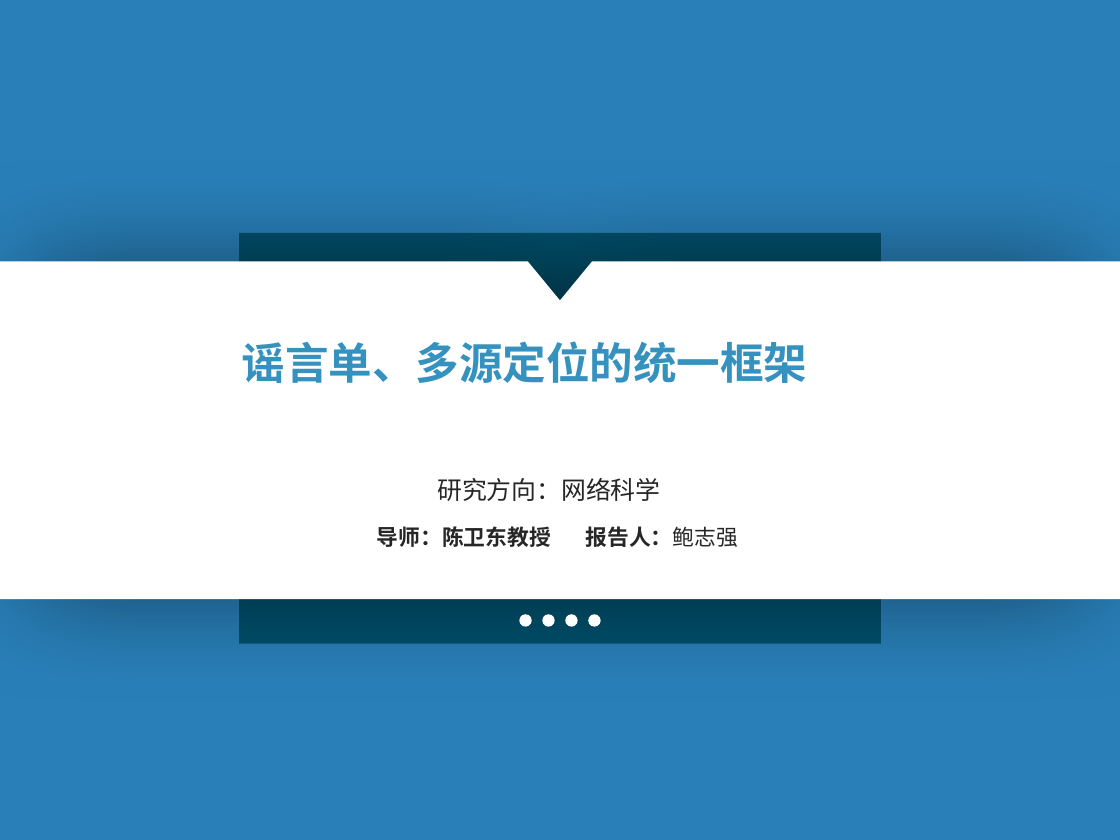
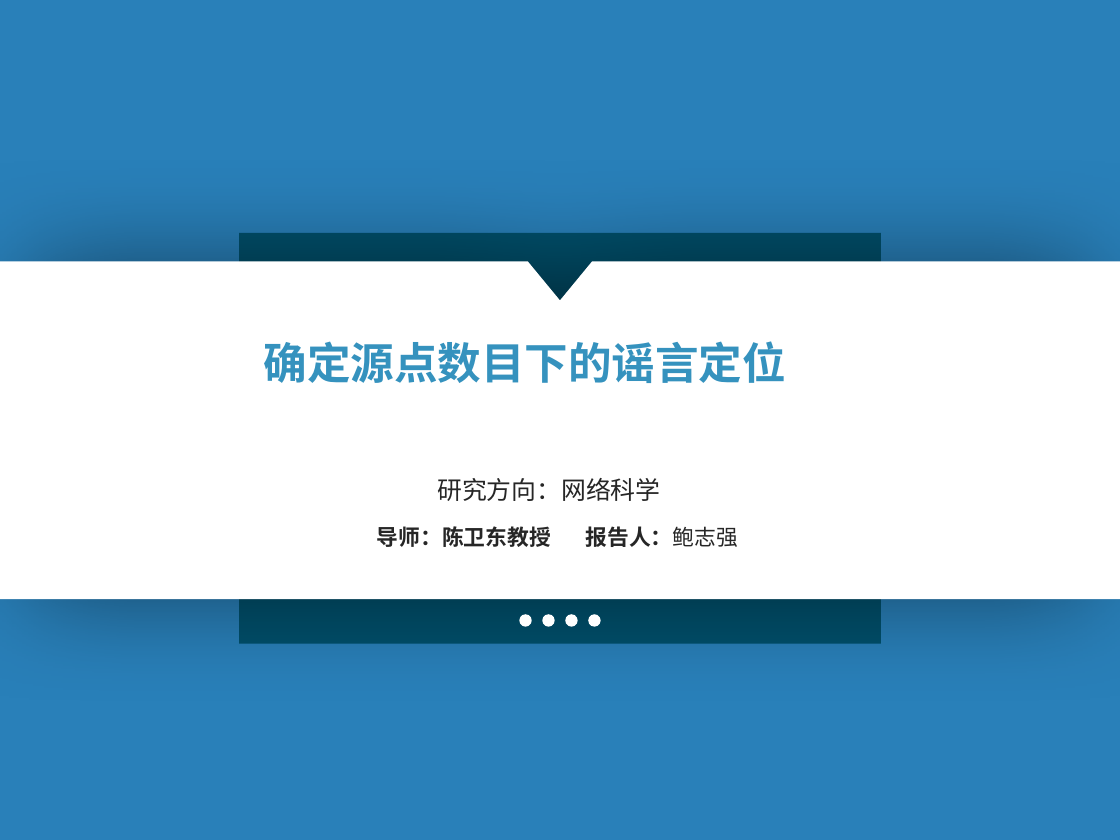
Before and after one commit to 15779235038/mypaper, a slide deck: slide 1 of jarden_center/main_code/single-multiple-source/baseon_setCover/第二周 (2).pptx. Drawn at 1120x840 pixels with LibreOffice and Linux fonts; fonts in the diff are those of the drawing; background and template pictures are left out. Boxes give left, top, right and bottom in pixels: in the first picture for what was removed or moved away, otherwise in the second. Text is boxed around its words. In the diff, an @@ line names an element or a change of style, - is before the commit and + after.

```diff
--- a/jarden_center/main_code/single-multiple-source/baseon_setCover/第二周 (2).pptx
+++ b/jarden_center/main_code/single-multiple-source/baseon_setCover/第二周 (2).pptx
@@ text at bbox=[264, 341, 786, 383]: text changed @@
-谣言单、多源定位的统一框架
+确定源点数目下的谣言定位
```
Also in this commit, not shown: 4 other slides changed, 1 slide added, 13 other files.
